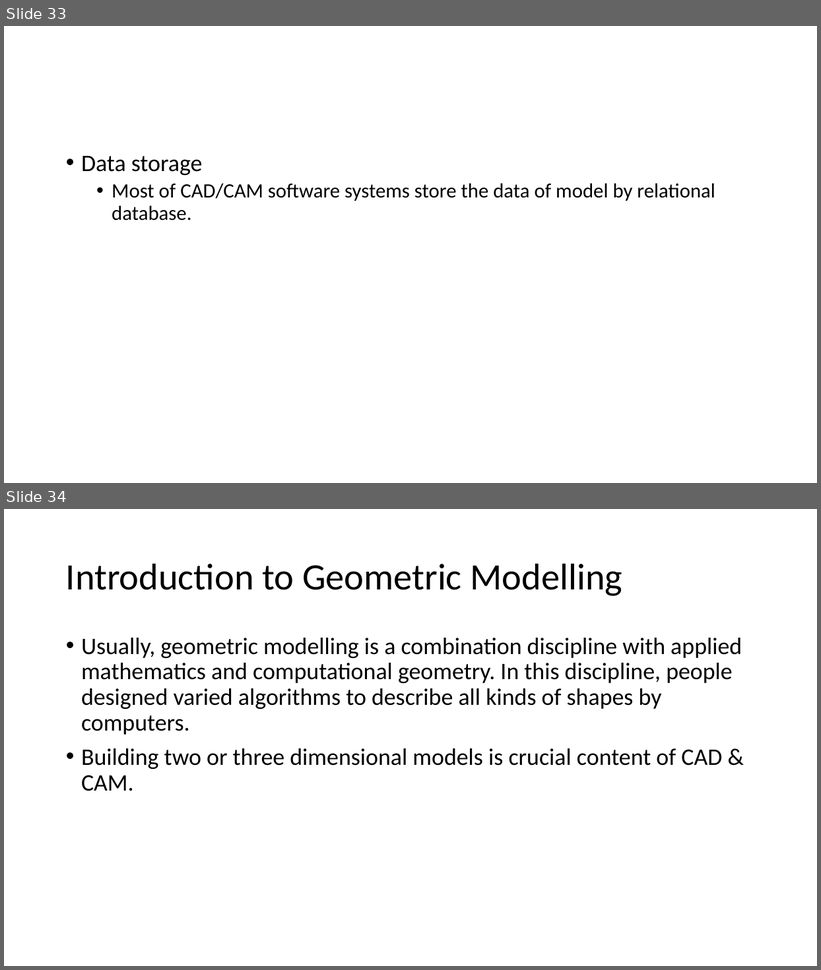
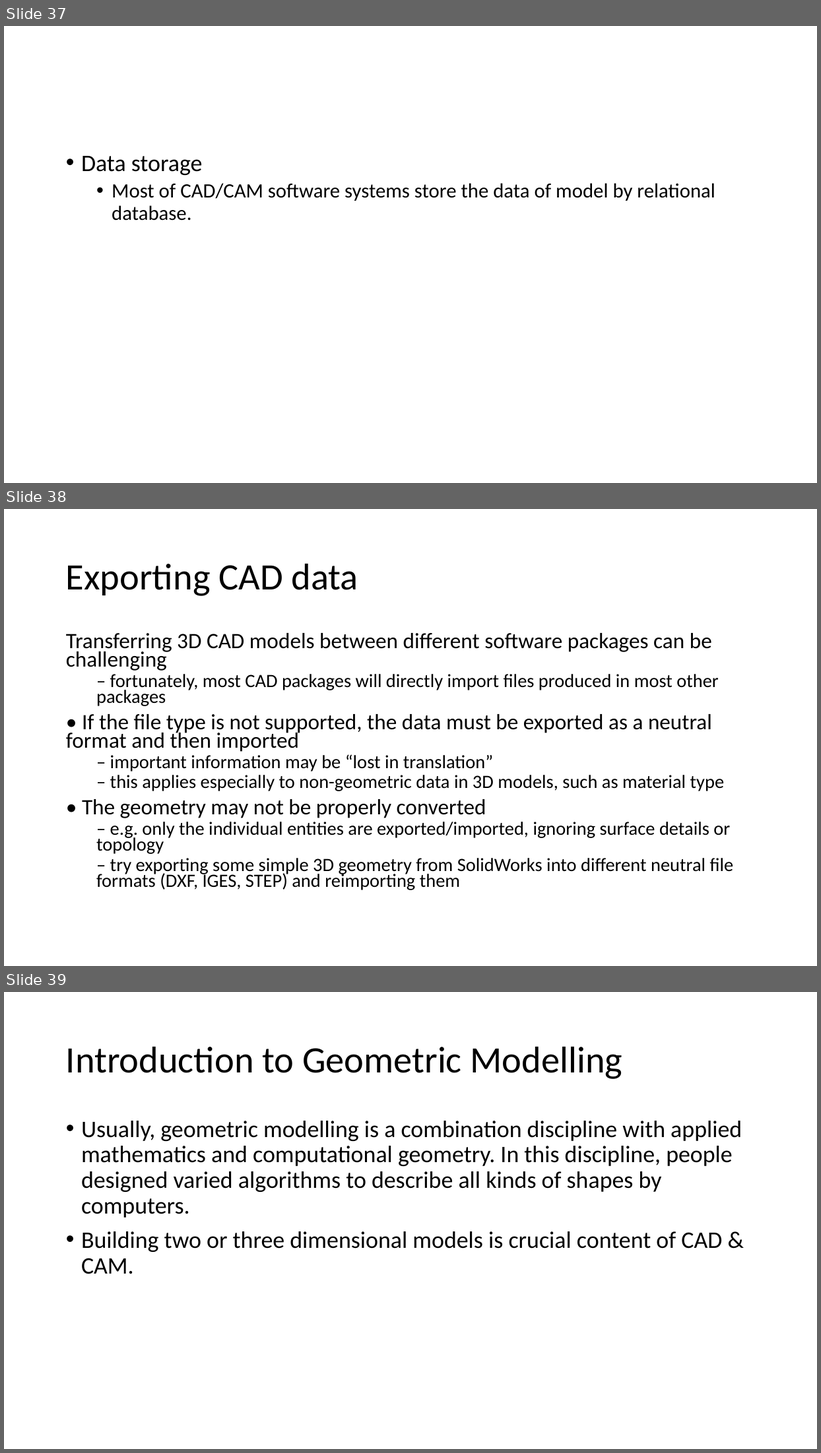
Before and after one commit to Jinny-Ching/cad_cam_course, a slide deck: CAD_CAM.pptx. Shown one above the other, each under a label of ours: slides 33 and 34 before the commit, slides 37, 38 and 39 after it. The pictures are 821x970 and 821x1453 pixels, drawn with LibreOffice and Linux fonts; fonts in the diff are those of the drawing. Boxes give left, top, right and bottom in pixels: in the first picture for what was removed or moved away, otherwise in the second. Text is boxed around its words. In the diff, an @@ line names an element or a change of style, - is before the commit and + after.

Commit message:
data format of STEP

```diff
--- a/CAD_CAM.pptx
+++ b/CAD_CAM.pptx
@@ slide 38 added at [4,509,817,966], background #FFFFFF @@
@@ title added at [66,563,358,596], 44 pt, text #000000 @@
+Exporting CAD data
@@ text added at [66,633,734,890], 22.2 pt, text #000000 @@
+Transferring 3D CAD models between different software packages can be challenging
+  – fortunately, most CAD packages will directly import files produced in most other packages
+• If the file type is not supported, the data must be exported as a neutral format and then imported
+  – important information may be “lost in translation”
+  – this applies especially to non-geometric data in 3D models, such as material type
+• The geometry may not be properly converted
+  – e.g. only the individual entities are exported/imported, ignoring surface details or topology
+  – try exporting some simple 3D geometry from SolidWorks into different neutral file formats (DXF, IGES, STEP) and reimporting them
@@ what was slide 33 is now slide 37 @@
@@ what was slide 34 is now slide 39 @@
```
Also in this commit, not shown: 1 slide changed, 4 other slides added.
